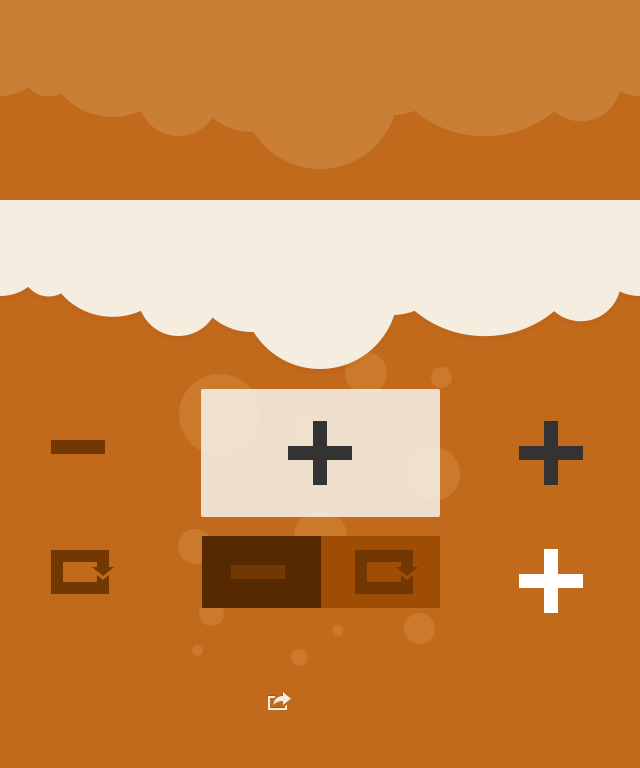
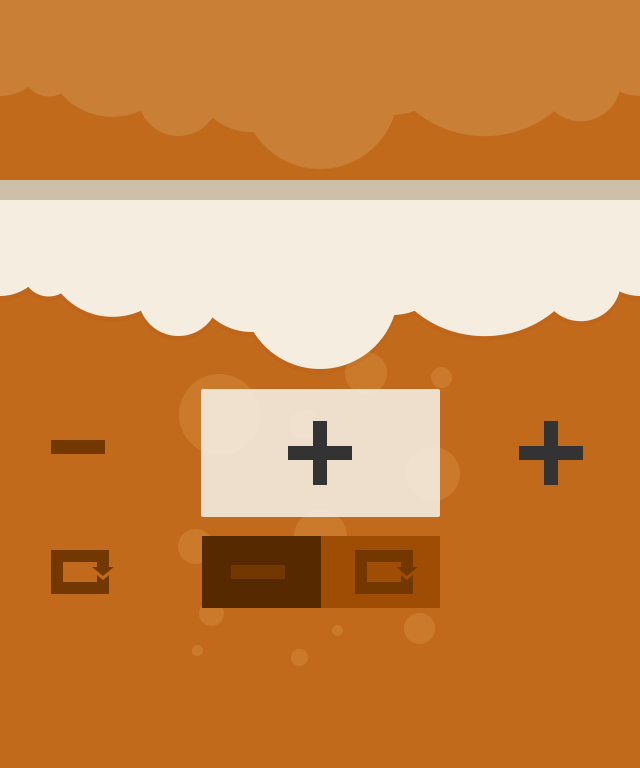
Before/after of a 640×768 layered artwork. What changed in the layer stack:
added layer "Rectangle 4" above "3" over bbox(0, 180, 640, 200)
removed layer "share button" over bbox(268, 692, 291, 710)
removed layer "Rectangle 2" (2nd of 7, in "add") from group "add" over bbox(519, 549, 583, 613)
